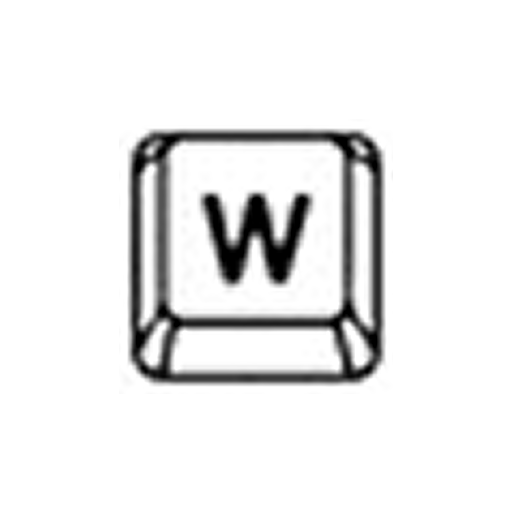
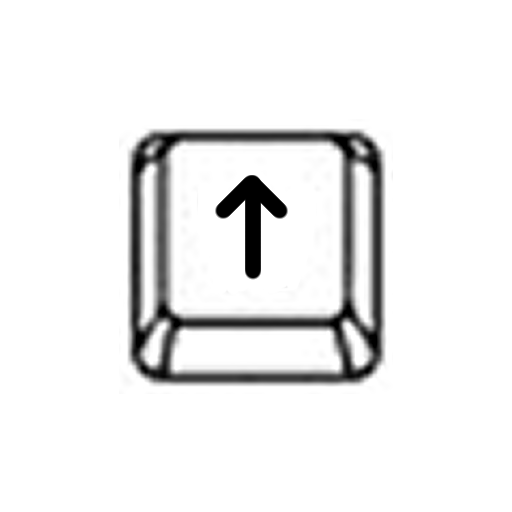
Layers edited between the first and the second (512, 512) image:
added layer "Layer 3 Copy" above "Layer 2 Copy" over [215,175,288,280]
painted on "Layer 2 Copy" over [197,174,317,294]
